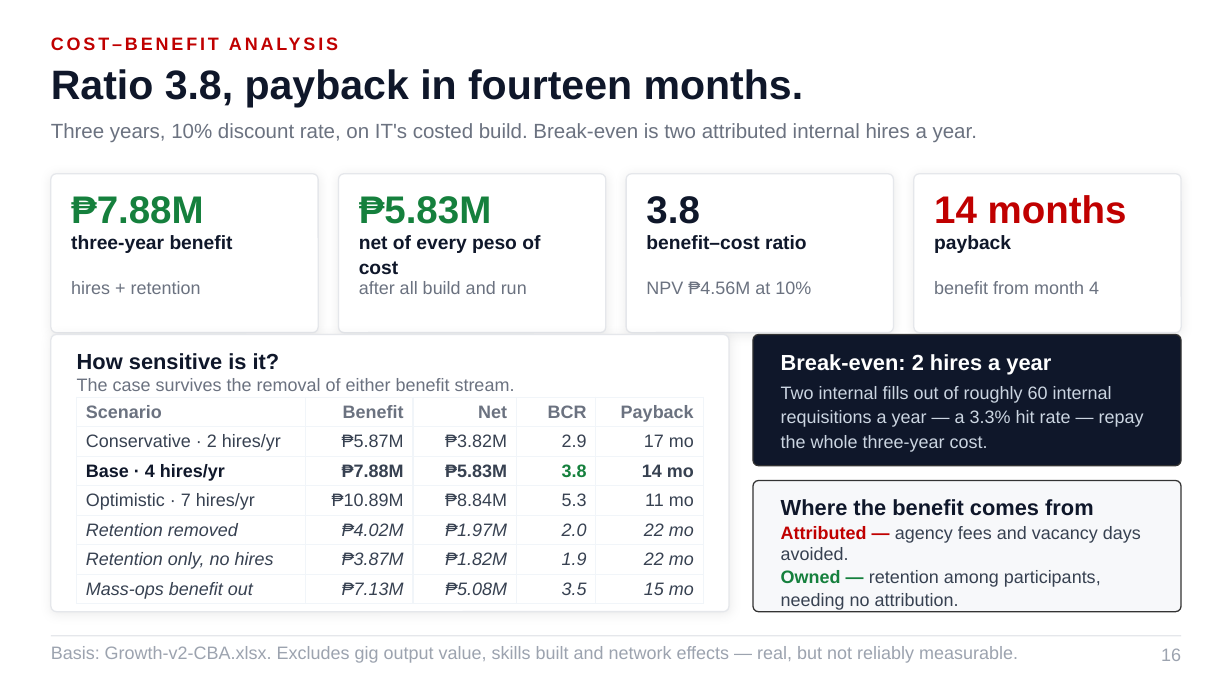
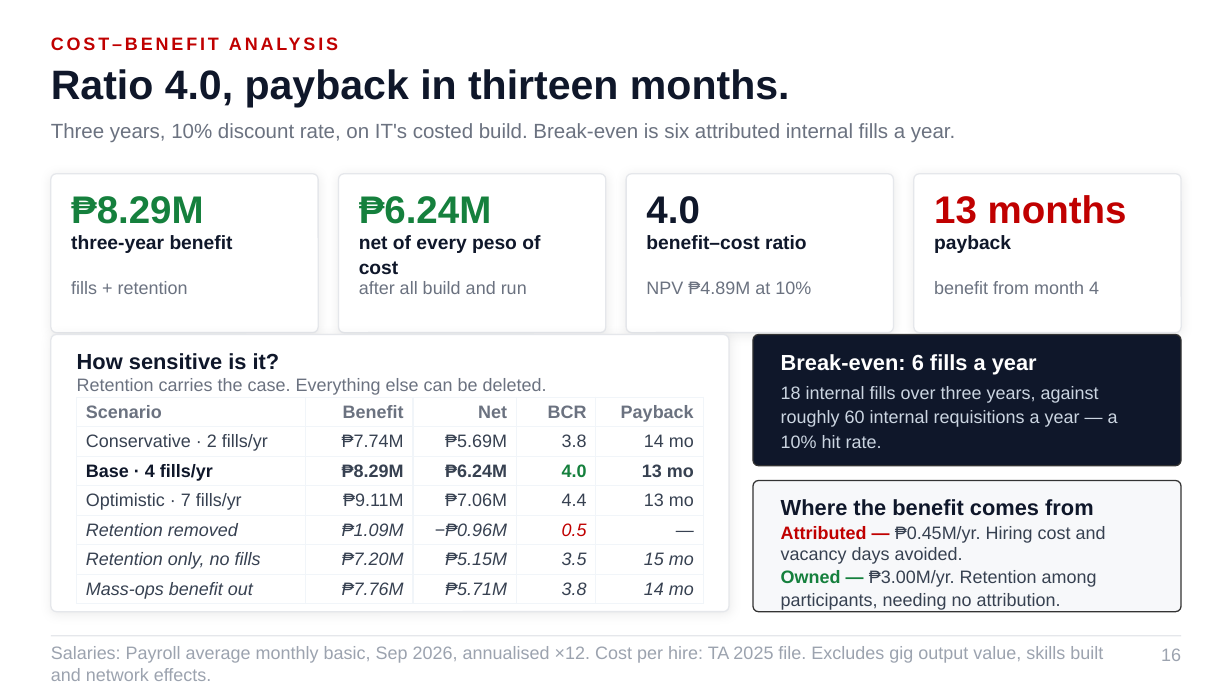
Before and after one commit to Ruffa06/Talent-Marketplace, a slide deck: slide 16 of docs/Growth_Talent_Marketplace_ALP.pptx. Drawn at 1232x693 pixels with LibreOffice and Linux fonts; fonts in the diff are those of the drawing. Boxes give left, top, right and bottom in pixels: in the first picture for what was removed or moved away, otherwise in the second. Text is boxed around its words. In the diff, an @@ line names an element or a change of style, - is before the commit and + after.

```diff
--- a/docs/Growth_Talent_Marketplace_ALP.pptx
+++ b/docs/Growth_Talent_Marketplace_ALP.pptx
@@ text at box(51, 69, 790, 107): text changed @@
-Ratio 3.8, payback in fourteen months.
+Ratio 4.0, payback in thirteen months.
@@ text at box(51, 123, 955, 142): text changed @@
-Three years, 10% discount rate, on IT's costed build. Break-even is two attributed internal hires a year.
+Three years, 10% discount rate, on IT's costed build. Break-even is six attributed internal fills a year.
@@ text at box(71, 196, 204, 224): text changed @@
-₱7.88M
+₱8.29M
@@ text at box(359, 196, 492, 224): text changed @@
-₱5.83M
+₱6.24M
@@ text at box(646, 196, 699, 224): text changed @@
-3.8
+4.0
@@ text at box(934, 195, 1127, 224): text changed @@
-14 months
+13 months
@@ text at box(71, 281, 188, 294): text changed @@
-hires + retention
+fills + retention
@@ text at box(646, 281, 811, 294): text changed @@
-NPV ₱4.56M at 10%
+NPV ₱4.89M at 10%
@@ text at box(781, 354, 1037, 375): text changed @@
-Break-even: 2 hires a year
+Break-even: 6 fills a year
@@ text at box(77, 378, 547, 395): text changed @@
-The case survives the removal of either benefit stream.
+Retention carries the case. Everything else can be deleted.
@@ text at box(781, 386, 1118, 448): text changed @@
-Two internal fills out of roughly 60 internal requisitions a year — a 3.3% hit rate — repay the whole three-year cost.
+18 internal fills over three years, against roughly 60 internal requisitions a year — a 10% hit rate.
@@ table at box(77, 397, 703, 603) @@
-row 2: Conservative · 2 hires/yr | ₱5.87M | ₱3.82M | 2.9 | 17 mo
+row 2: Conservative · 2 fills/yr | ₱7.74M | ₱5.69M | 3.8 | 14 mo
-row 3: Base · 4 hires/yr | ₱7.88M | ₱5.83M | 3.8 | 14 mo
+row 3: Base · 4 fills/yr | ₱8.29M | ₱6.24M | 4.0 | 13 mo
-row 4: Optimistic · 7 hires/yr | ₱10.89M | ₱8.84M | 5.3 | 11 mo
+row 4: Optimistic · 7 fills/yr | ₱9.11M | ₱7.06M | 4.4 | 13 mo
-row 5: Retention removed | ₱4.02M | ₱1.97M | 2.0 | 22 mo
+row 5: Retention removed | ₱1.09M | −₱0.96M | 0.5 | —
-row 6: Retention only, no hires | ₱3.87M | ₱1.82M | 1.9 | 22 mo
+row 6: Retention only, no fills | ₱7.20M | ₱5.15M | 3.5 | 15 mo
-row 7: Mass-ops benefit out | ₱7.13M | ₱5.08M | 3.5 | 15 mo
+row 7: Mass-ops benefit out | ₱7.76M | ₱5.71M | 3.8 | 14 mo
@@ text at box(781, 526, 1106, 610): text changed @@
-Attributed — agency fees and vacancy days avoided.
-Owned — retention among participants, needing no attribution.
+Attributed — ₱0.45M/yr. Hiring cost and vacancy days avoided.
+Owned — ₱3.00M/yr. Retention among participants, needing no attribution.
@@ text at box(51, 646, 1103, 681): text changed @@
-Basis: Growth-v2-CBA.xlsx. Excludes gig output value, skills built and network effects — real, but not reliably measurable.
+Salaries: Payroll average monthly basic, Sep 2026, annualised ×12. Cost per hire: TA 2025 file. Excludes gig output value, skills built and network effects.
```
Also in this commit, not shown: 10 other slides changed, 4 other files.
